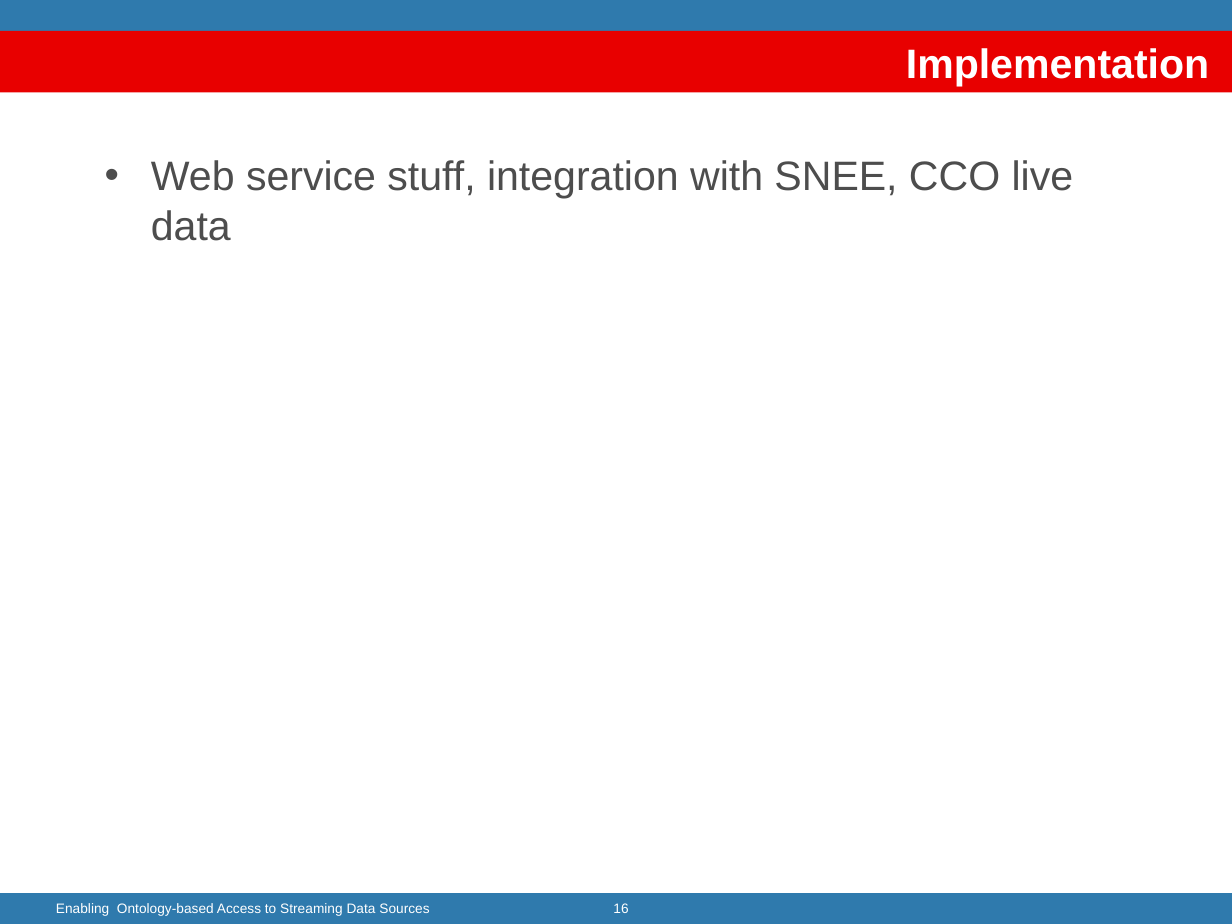
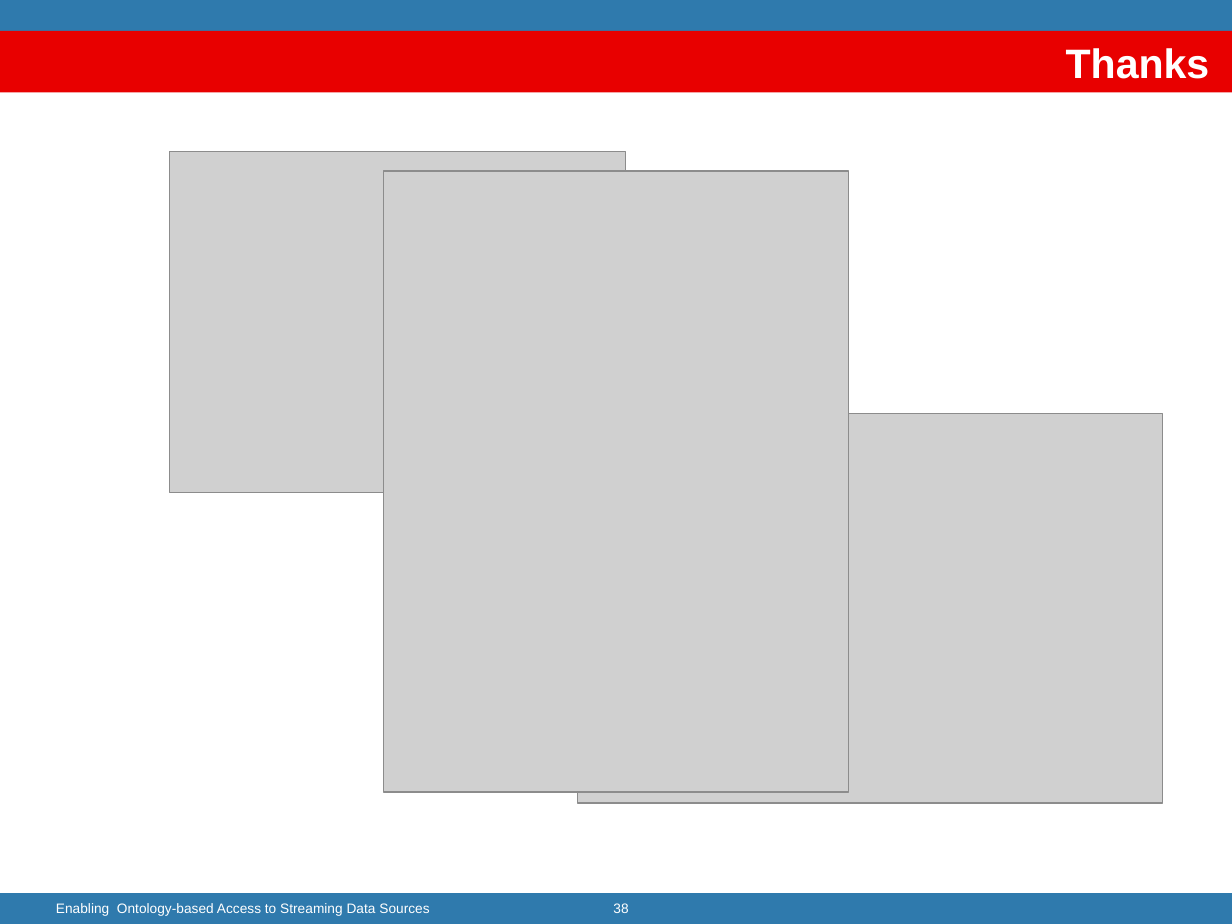
Before and after one commit to jpcik/morph-streams, a slide deck: slide 38 of doc/dis/EnablingStreamingDA/Enabling ontology-based Streaming Data Access.pptx (slide 16 before the commit). Drawn at 1232x924 pixels with LibreOffice and Linux fonts; fonts in the diff are those of the drawing; grey boxes stand for pictures; background and template pictures are left out. Boxes give left, top, right and bottom in pixels: in the first picture for what was removed or moved away, otherwise in the second. Text is boxed around its words. In the diff, an @@ line names an element or a change of style, - is before the commit and + after.

```diff
--- a/doc/dis/EnablingStreamingDA/Enabling ontology-based Streaming Data Access.pptx
+++ b/doc/dis/EnablingStreamingDA/Enabling ontology-based Streaming Data Access.pptx
@@ title at bbox=[1066, 48, 1210, 79]: text changed @@
-Implementation
+Thanks
@@ text removed at bbox=[151, 160, 1074, 241] @@
-• Web service stuff, integration with SNEE, CCO live data
@@ picture added at bbox=[170, 152, 626, 493] @@
@@ picture added at bbox=[383, 171, 849, 792] @@
@@ picture added at bbox=[578, 414, 1163, 803] @@
@@ page number at bbox=[613, 903, 628, 913]: text changed @@
-16
+38
```
Also in this commit, not shown: 12 other slides changed, 18 slides added.
